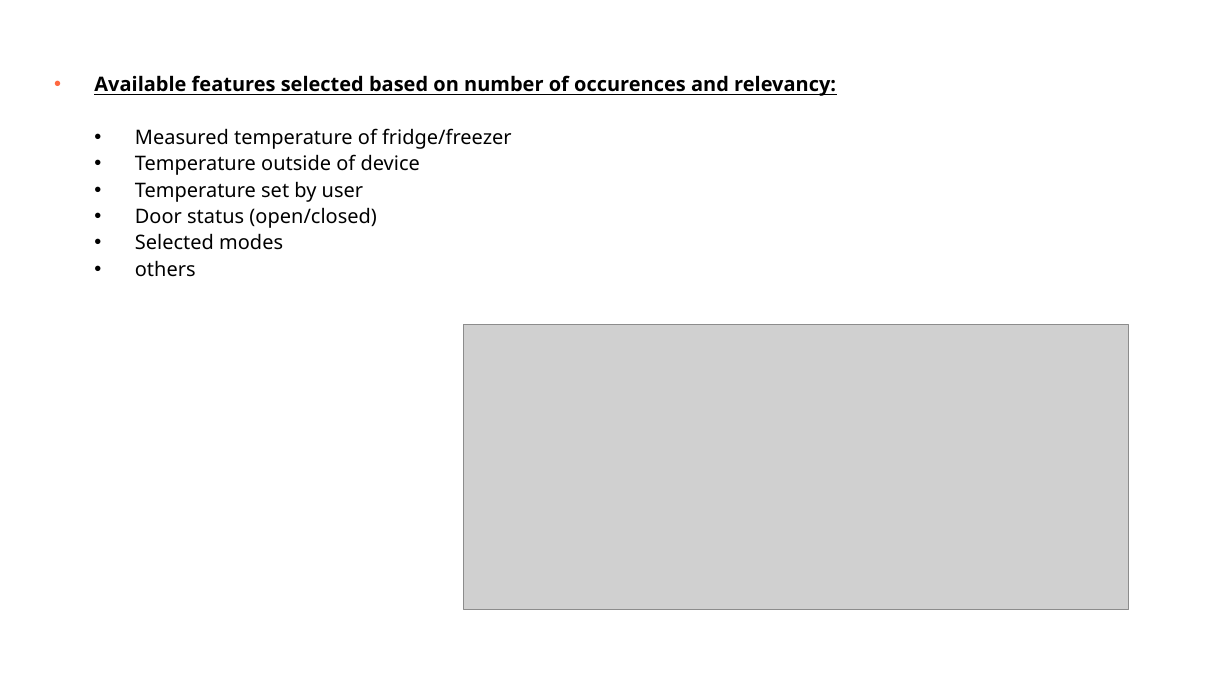
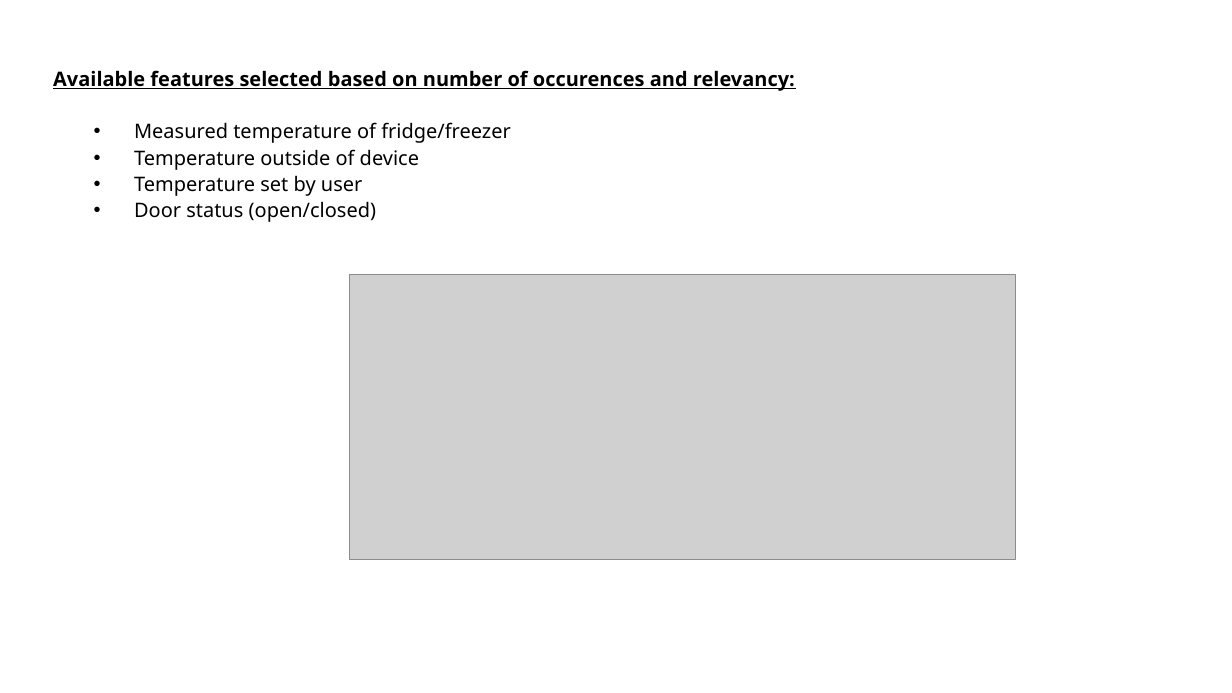
Before and after one commit to mnowicki94/udacity_clean_code_task, a slide deck: slide 5 of cdp.pptx. Drawn at 1232x693 pixels with LibreOffice and Linux fonts; fonts in the diff are those of the drawing; grey boxes stand for pictures; background and template pictures are left out. Boxes give left, top, right and bottom in pixels: in the first picture for what was removed or moved away, otherwise in the second. Text is boxed around its words. In the diff, an @@ line names an element or a change of style, - is before the commit and + after.

```diff
--- a/cdp.pptx
+++ b/cdp.pptx
@@ text "Available features selected based on ...": place and size @@
-text "Available features selected based on ..." at [94,75,836,277]
+text "Available features selected based on ..." at [53,70,795,222]
@@ text at [53,70,795,91]: bullet • to none @@
@@ text at [135,233,283,277]: paragraphs removed @@
-  • Selected modes
-  • others
@@ picture: place and size @@
-picture at [463,324,1128,609]
+picture at [350,275,1015,560]
```
Also in this commit, not shown: 13 other slides changed, 1 slide added.
